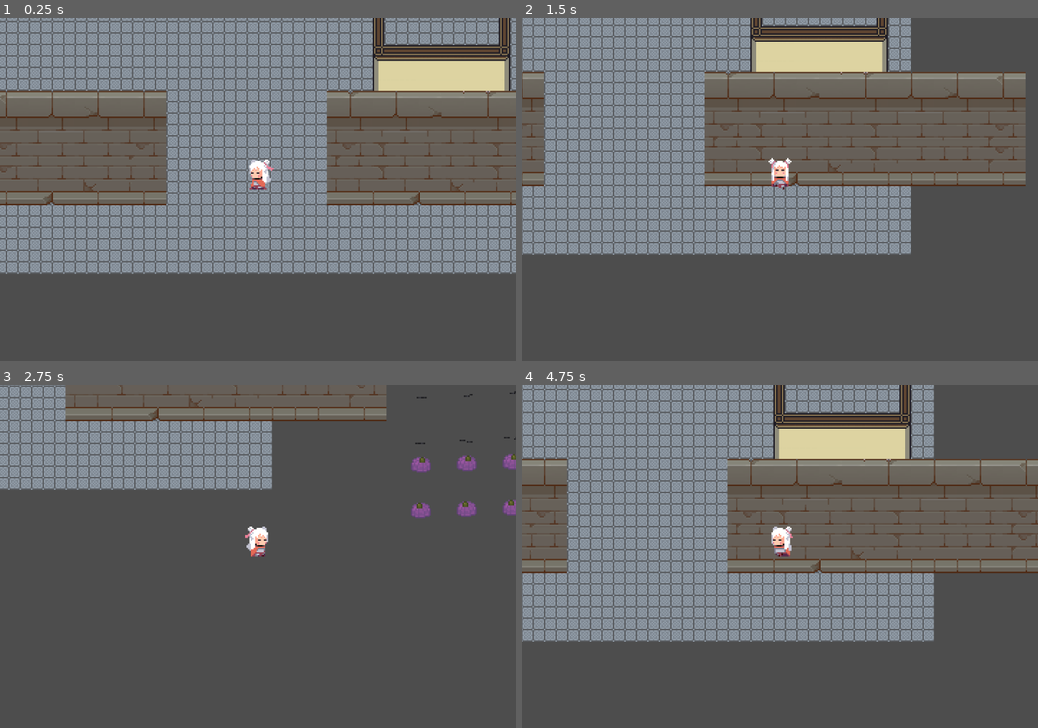
Above: before the commit, frames 1-4 (two rows, left to right).
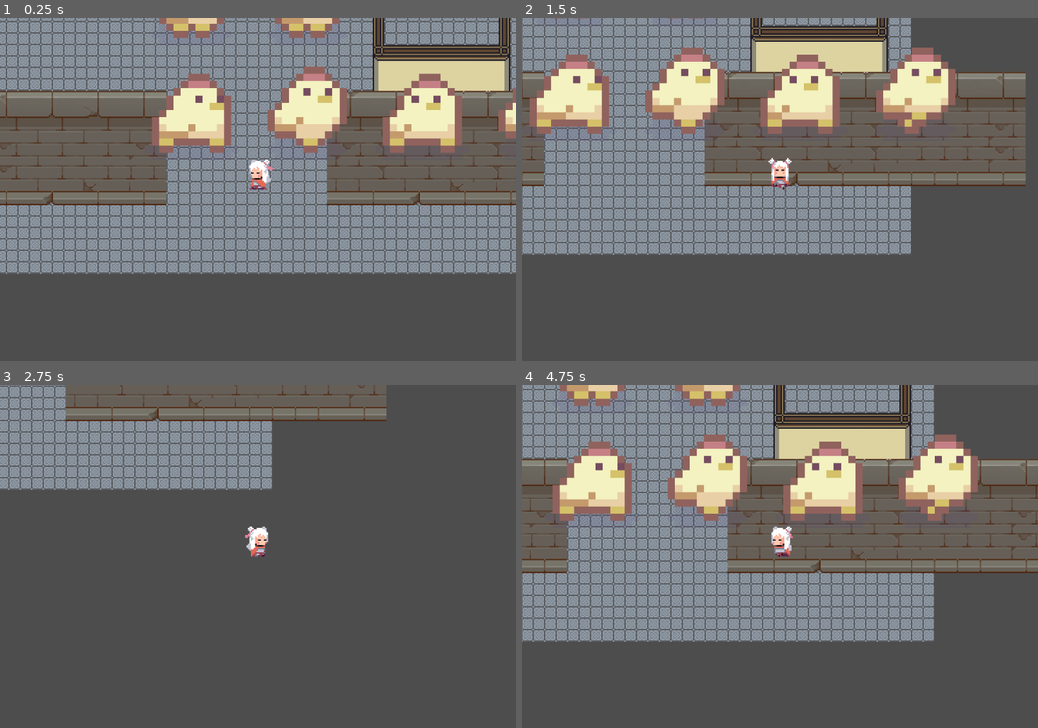
Above: after the commit, the same moments.

Repository: Harukaa999/Path-to-Crusaders-Trashed-
Game: Godot game, scene res://Game/game.tscn
Same seed, same stepped clock (60 frames per second), same inputs: the game is played once before the commit and once after it.
Inputs:
- Up to frame 1 (0.25 s): no input
- Up to frame 2 (1.5 s): hold D (move_right) 0.53-1.28 s; hold S (move_down) from 1.28 s (still down)
- Up to frame 3 (2.75 s): release S (move_down) at 2.03 s; hold D (move_right) from 2.03 s (still down)
- Up to frame 4 (4.75 s): release D (move_right) at 2.78 s; hold W (move_up) 2.78-3.53 s; hold A (move_left) from 3.53 s (still down)

The runs differ from the first frame. In frame 1, 9.3% of the frame differs, in the area x 29-100%, y 0-40%; in frame 2, 11%; in frame 3, 0.8%; in frame 4, 12%, in the area x 5-89%, y 0-40%.

Commit message:
Update game.tscn
Added a chicken
removed global

Diff:
--- a/Game/game.tscn
+++ b/Game/game.tscn
@@ -8,7 +8,7 @@
 [ext_resource type="Texture2D" uid="uid://dp3b62fdqe1h4" path="res://Art/Traditional School/Traditional School Asset pack 32x32/Structures1.1.png" id="6_v2p1v"]
 [ext_resource type="Texture2D" uid="uid://tj1wd2vspns6" path="res://Art/Traditional School/Traditional School Asset pack 32x32/Props 1.1.png" id="7_yq0gv"]
 [ext_resource type="Texture2D" uid="uid://chmcp37qq8dv5" path="res://Art/Traditional School/Traditional School Asset pack 32x32/Grounds 1.1.png" id="8_vu72w"]
-[ext_resource type="Texture2D" uid="uid://diooaamc3ucma" path="res://Art/char free/global.png" id="9_c3ufb"]
+[ext_resource type="Texture2D" uid="uid://chwo0r8ihtijc" path="res://Art/Sprout Lands - Sprites - Basic pack/Characters/Free Chicken Sprites.png" id="9_3018c"]
 
 [sub_resource type="TileSetAtlasSource" id="TileSetAtlasSource_dqyhg"]
 texture = ExtResource("2_jo5r8")
@@ -2686,6 +2686,7 @@
 layer_1/z_index = -5
 layer_1/tile_data = PackedInt32Array(458757, 196618, 15, 458758, 262154, 15, 458759, 327690, 15, 458760, 393226, 15, 45 …(3524 unchanged characters)…
 
-[node name="Global" type="Sprite2D" parent="."]
-position = Vector2(409, 16)
-texture = ExtResource("9_c3ufb")
+[node name="FreeChickenSprites" type="Sprite2D" parent="."]
+position = Vector2(83.0001, 21)
+scale = Vector2(5.03125, 5.03125)
+texture = ExtResource("9_3018c")
